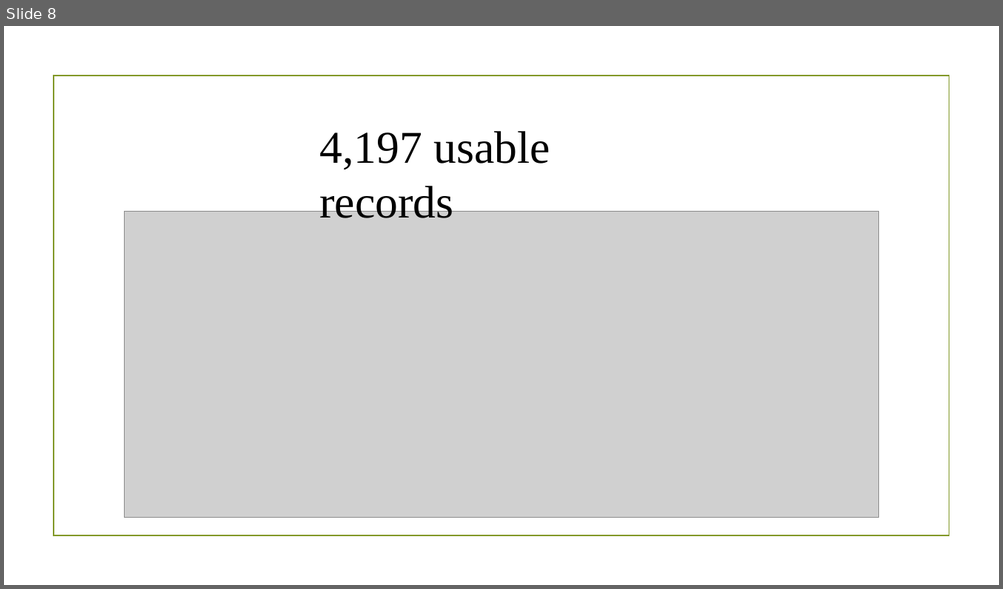
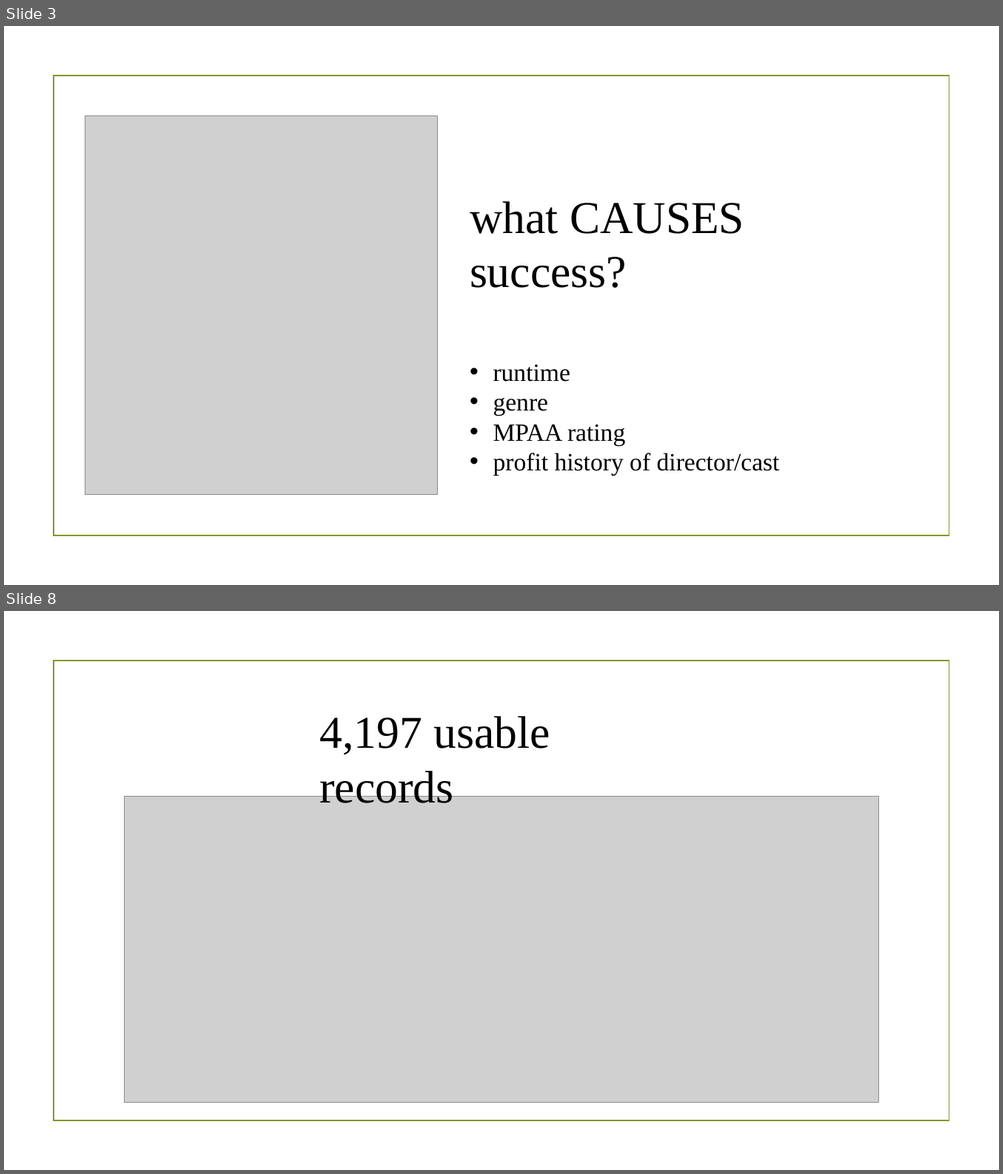
Before and after one commit to aarongalbraith/flatiron-phase1-project-redo, a slide deck: phase 1 project presentation.pptx. Shown one above the other, each under a label of ours: slide 8 before the commit, slides 3 and 8 after it; the slides between them are not shown. The pictures are 1003x589 and 1003x1174 pixels, drawn with LibreOffice and Linux fonts; fonts in the diff are those of the drawing; grey boxes stand for pictures; background and template pictures are left out. Boxes give left, top, right and bottom in pixels: in the first picture for what was removed or moved away, otherwise in the second. Text is boxed around its words. In the diff, an @@ line names an element or a change of style, - is before the commit and + after.

```diff
--- a/phase 1 project presentation.pptx
+++ b/phase 1 project presentation.pptx
@@ slide 3 added at [4, 26, 999, 585], background picture (left out); not listed: 1 template element that a slide beside it also shows @@
@@ picture added at [85, 116, 438, 495] @@
@@ text added at [469, 201, 780, 475], 24 pt, text #000000 @@
+what CAUSES success?
+• runtime
+• genre
+• MPAA rating
+• profit history of director/cast
```
Also in this commit, not shown: 8 slides changed, 3 other slides added, 1 slide removed.
